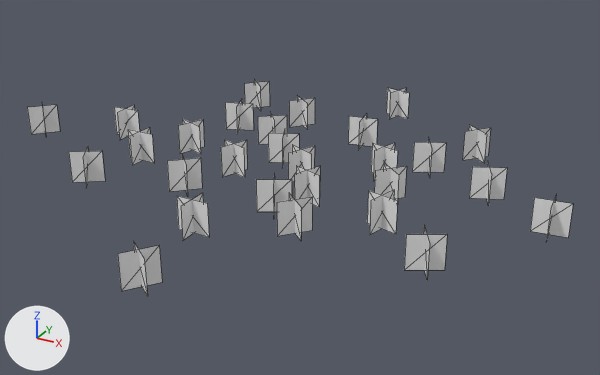
A saved change to the OBJ model GameEngine_PC/GameEngineOpenGL3_2/res/flower.obj.
Both versions are drawn from a 50 mm lens placed at (14.1, -24.5, 12.0), pointed at (0.3, 0.6, -0.6). Lighting does not change. The marker at lower left points along +X, +Y and +Z. Mesh edges are drawn as thin lines. Where no turn or scale is listed for an object, it has been applied to the vertices.
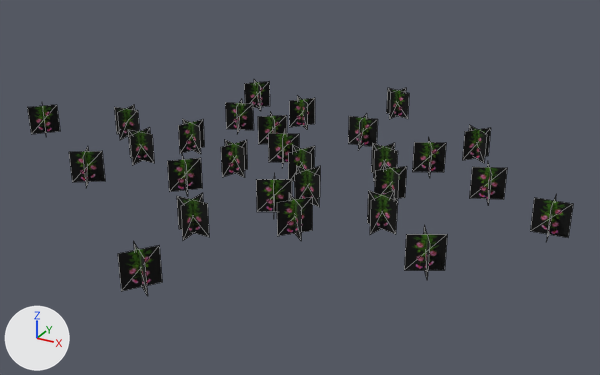
The newer file is also rescaled (x1.019), turned or shifted as a whole; pictures and numbers use the older file's frame.

The change, as a diff of the scene's bpy script:
```diff
--- a/GameEngine_PC/GameEngineOpenGL3_2/res/flower.obj.py
+++ b/GameEngine_PC/GameEngineOpenGL3_2/res/flower.obj.py
@@ img_flower_png @@
+img_flower_png = load_image('flower.png', 'flower.png', 128, 128, 'sRGB')
@@ mat_flower @@
+mat_flower = principled_material('Flower')
+mat_flower.texture = img_flower_png
+mat_flower.roughness = 1.0
@@ me_plane @@
 me_plane.from_pydata(...)  # 224 vertices, 112 faces; spans x -12.1..10.2, y -9.0..9.7, z -0.2..1.0
-me_plane.materials.append(mat_none)  # white #e7e7e7
+me_plane.materials.append(mat_flower)  # picture img_flower_png
```

Location of each change, (x1, y1, x2, y2) in pixels of the pictures (600 x 375 px):
'Plane', recoloured (grey to black)
    both: (27, 80, 573, 295)
